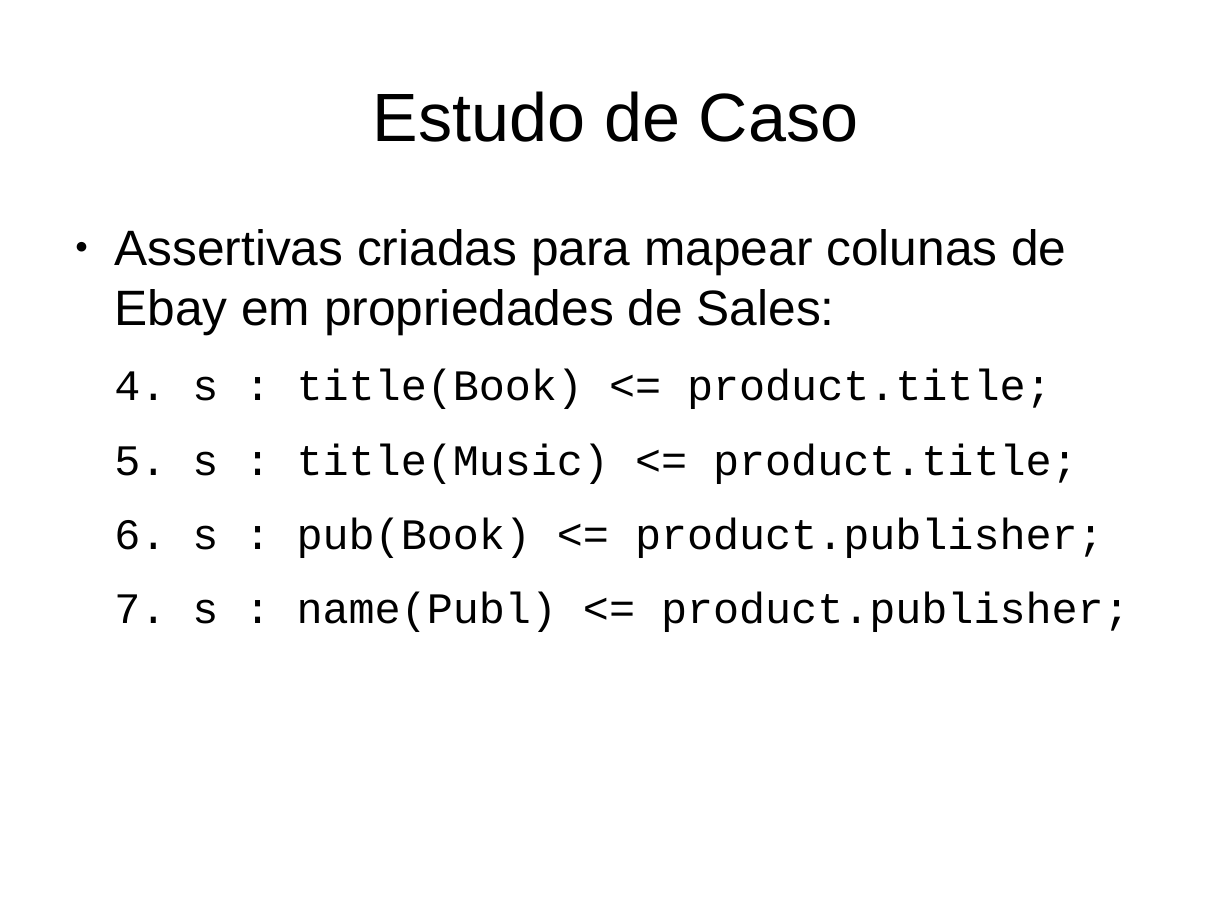
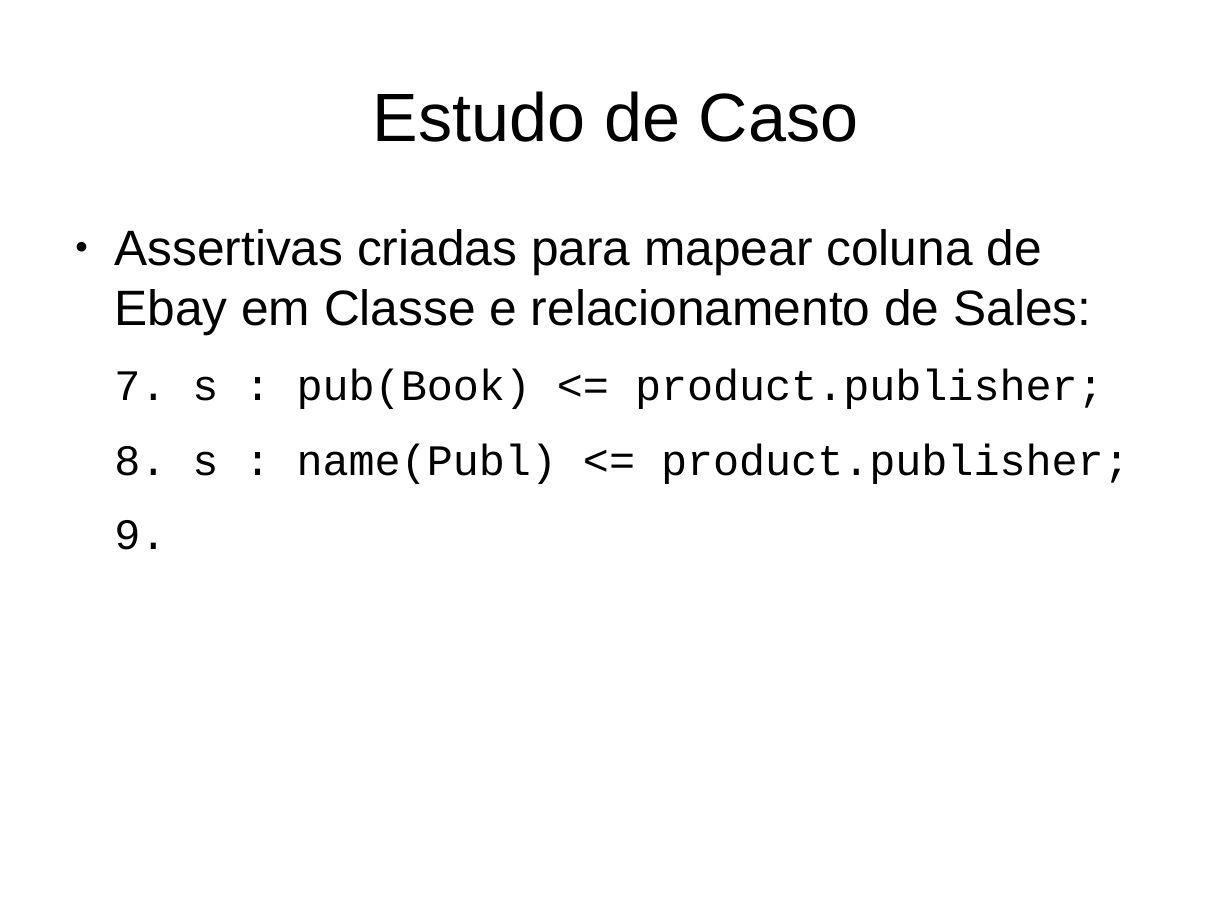
Before and after one commit to luiseufrasio/mestrado-ufc-eufrasio, a slide deck: slide 78 of docs/proposta.odp (slide 45 before the commit). Drawn at 1232x924 pixels with LibreOffice and Linux fonts; fonts in the diff are those of the drawing. Boxes give left, top, right and bottom in pixels: in the first picture for what was removed or moved away, otherwise in the second. Text is boxed around its words. In the diff, an @@ line names an element or a change of style, - is before the commit and + after.

```diff
--- a/docs/proposta.odp
+++ b/docs/proposta.odp
@@ text at bbox=[114, 229, 1130, 550]: text changed; size 28 to 32 pt; font Courier New to Arial @@
-● Assertivas criadas para mapear colunas de Ebay em propriedades de Sales:
-4. s : title(Book) <= product.title;
-5. s : title(Music) <= product.title;
-6. s : pub(Book) <= product.publisher;
-7. s : name(Publ) <= product.publisher;
+● Assertivas criadas para mapear coluna de Ebay em Classe e relacionamento de Sales:
+7. s : pub(Book) <= product.publisher;
+8. s : name(Publ) <= product.publisher;
+9.
```
Also in this commit, not shown: 25 other slides changed, 42 slides added, 9 slides removed.
